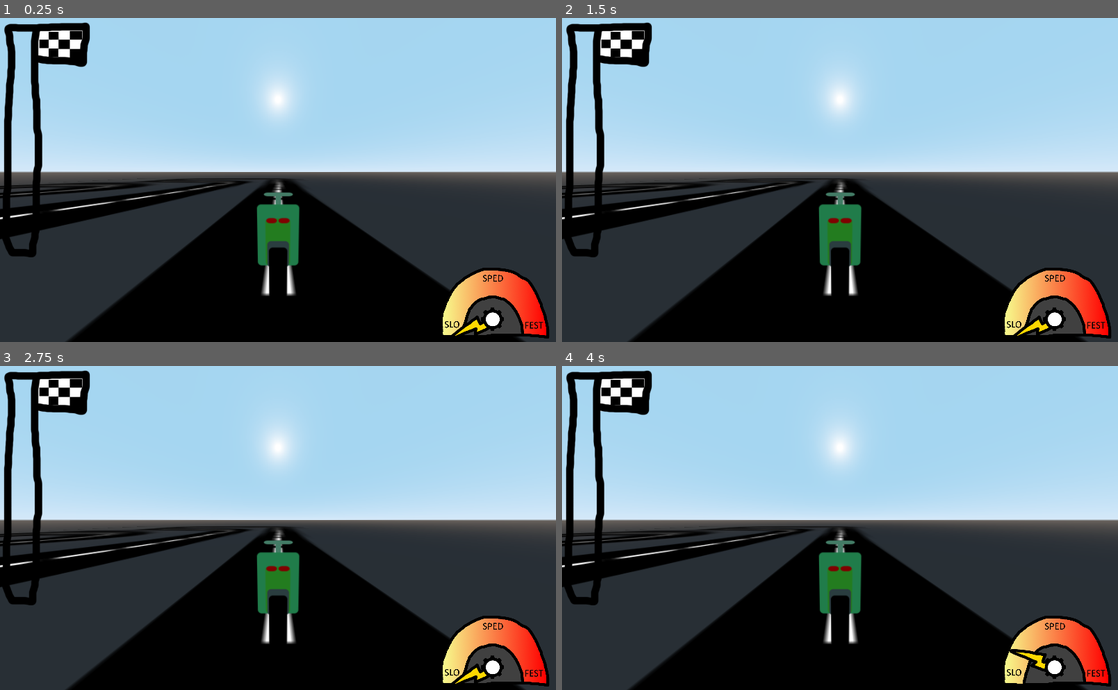
Above: before the commit, frames 1-4 (two rows, left to right).
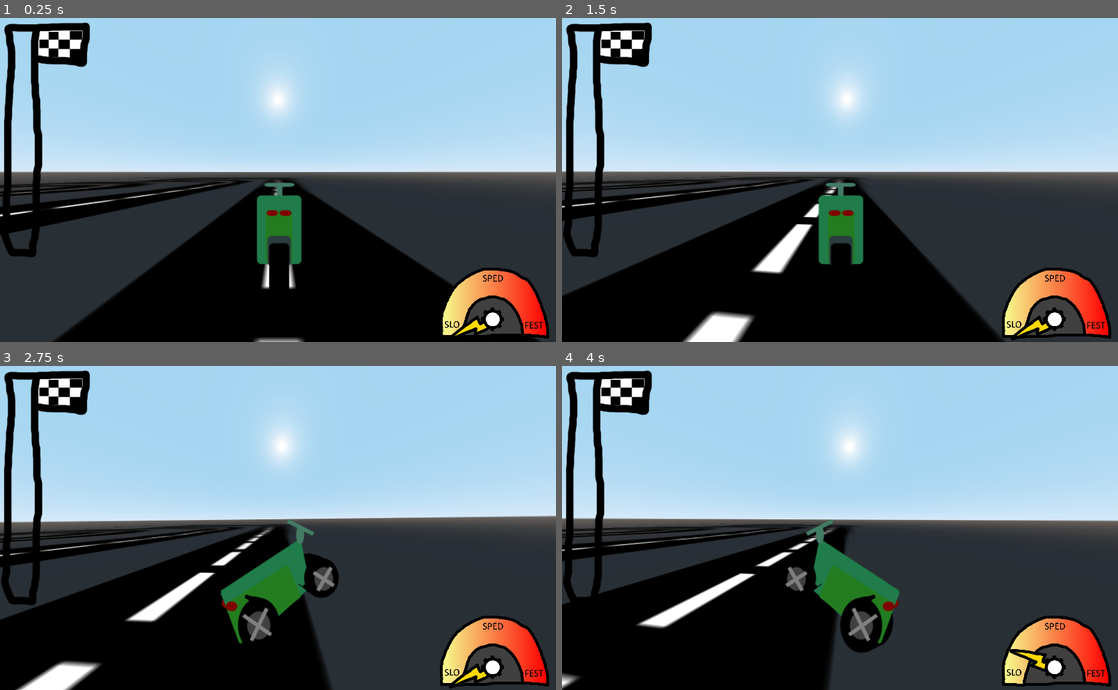
Above: after the commit, the same moments.

Repository: DamienKusters/nasphaltnihilation
Game: Godot game, scene res://main.tscn
Same seed, same stepped clock (60 frames per second), same inputs: the game is played once before the commit and once after it.
Inputs:
- Up to frame 1 (0.25 s): no input
- Up to frame 2 (1.5 s): hold Right (ui_right) 0.53-1.28 s; hold Down (ui_down) from 1.28 s (still down)
- Up to frame 3 (2.75 s): release Down (ui_down) at 2.03 s; hold Right (ui_right) from 2.03 s (still down)
- Up to frame 4 (4 s): release Right (ui_right) at 2.78 s; hold Up (ui_up) 2.78-3.53 s; hold Left (ui_left) from 3.53 s (still down)

The runs differ from the first frame. In frame 1, 3.6% of the frame differs, in the area x 0-98%, y 49-100%; in frame 2, 15%; in frame 3, 21%; in frame 4, 24%, in the area x 0-100%, y 21-100%.

Commit message:
Add horrible controls

Diff:
--- a/assets/scripts/player.gd
+++ b/assets/scripts/player.gd
@@ -12,7 +12,14 @@
 onready var uiHand = $"Camera/ui/speedometer/speedometerlever";
 var currentHandRotation = -122;
 
+onready var uiPlayerSprite = $"Camera/ui/sprite_player";
+onready var sprPlayer = load("res://assets/sprites/motor_rear.png");
+onready var sprPlayerSide = load("res://assets/sprites/motor_side.png");
+
+onready var rigid = $"..";
+
 func _process(delta):
+
 	if !(currentSpeed >= maxSpeed):
 		if Input.is_action_pressed("ui_up"):
 			currentSpeed = currentSpeed + (throttleUp - drag) * delta;
@@ -20,13 +27,21 @@
 		if Input.is_action_pressed("ui_down"):
 			currentSpeed = currentSpeed - throttleDown * delta;
 	if Input.is_action_pressed("ui_left"):
-		pass
-	if Input.is_action_pressed("ui_right"):
-		pass
+		uiPlayerSprite.flip_h = false;
+		uiPlayerSprite.texture = sprPlayerSide;
+		rigid.add_force(Vector3(-10,0,0),Vector3(0,0,0));
+	elif Input.is_action_pressed("ui_right"):
+		uiPlayerSprite.flip_h = true;
+		uiPlayerSprite.texture = sprPlayerSide;
+		rigid.add_force(Vector3(10,0,0),Vector3(0,0,0));
+	else:
+		uiPlayerSprite.texture = sprPlayer;
 	if !(currentSpeed <= 0):
 		currentSpeed = currentSpeed - drag * delta;
 	print(currentSpeed);
 	updateUi();
+	var newSpeed = currentSpeed / 5;
+	rigid.add_force(Vector3(0,0,newSpeed - newSpeed - newSpeed),Vector3(0,0,0));
 
 
 func updateUi():
--- a/main.tscn
+++ b/main.tscn
@@ -6,6 +6,9 @@
 [ext_resource path="res://assets/sprites/speedmeter.png" type="Texture" id=4]
 [ext_resource path="res://assets/sprites/speed arm.png" type="Texture" id=5]
 [ext_resource path="res://assets/scripts/player.gd" type="Script" id=6]
+
+[sub_resource type="BoxShape" id=3]
+extents = Vector3( 8.70305, 0.396611, 9.55035 )
 
 [sub_resource type="Animation" id=1]
 resource_name = "drive"
@@ -35,6 +38,10 @@
 "values": [ Vector3( 0, 0, 0 ), Vector3( 0, 0, 0 ), Vector3( 0, -90, 0 ), Vector3( 0, -90, 0 ) ]
 }
 
+[sub_resource type="CylinderShape" id=2]
+radius = 1.08183
+height = 1.8767
+
 [node name="root" type="Node"]
 
 [node name="game" type="Node" parent="."]
@@ -47,25 +54,48 @@
 pixel_size = 0.1
 texture = ExtResource( 1 )
 
+[node name="StaticBody" type="StaticBody" parent="game/map/Sprite3D"]
+transform = Transform( 1, 0, 0, 0, -4.37114e-08, -1, 0, 1, -4.37114e-08, 0, 0, 0.977596 )
+
+[node name="CollisionShape" type="CollisionShape" parent="game/map/Sprite3D/StaticBody"]
+transform = Transform( 5, 0, 0, 0, -1, -4.37114e-07, 0, 8.74228e-08, -5, 0, -0.977596, 0 )
+shape = SubResource( 3 )
+
 [node name="AnimationPlayer" type="AnimationPlayer" parent="game/map"]
 anims/drive = SubResource( 1 )
 
-[node name="player" type="Spatial" parent="game"]
+[node name="RigidBody" type="RigidBody" parent="game"]
+
+[node name="CollisionShape" type="CollisionShape" parent="game/RigidBody"]
+shape = SubResource( 2 )
+
+[node name="player" type="Spatial" parent="game/RigidBody"]
 script = ExtResource( 6 )
 
-[node name="Camera" type="Camera" parent="game/player"]
+[node name="Camera" type="Camera" parent="game/RigidBody/player"]
 transform = Transform( 1, 0, 0, 0, 0.996926, 0.0783547, 0, -0.0783547, 0.996926, 0, 2.04653, 2.62424 )
 fov = 118.076
 size = 13.3557
 
-[node name="ui" type="Control" parent="game/player/Camera"]
+[node name="ui" type="Control" parent="game/RigidBody/player/Camera"]
 anchor_right = 1.0
 anchor_bottom = 1.0
 __meta__ = {
 "_edit_use_anchors_": false
 }
 
-[node name="progress" type="TextureRect" parent="game/player/Camera/ui"]
+[node name="sprite_player" type="TextureRect" parent="game/RigidBody/player/Camera/ui"]
+margin_left = 402.0
+margin_top = 284.0
+margin_right = 626.0
+margin_bottom = 536.0
+texture = ExtResource( 2 )
+expand = true
+__meta__ = {
+"_edit_use_anchors_": false
+}
+
+[node name="progress" type="TextureRect" parent="game/RigidBody/player/Camera/ui"]
 margin_right = 173.0
 margin_bottom = 444.0
 texture = ExtResource( 3 )
@@ -74,7 +104,7 @@
 "_edit_use_anchors_": false
 }
 
-[node name="speedometer" type="TextureRect" parent="game/player/Camera/ui"]
+[node name="speedometer" type="TextureRect" parent="game/RigidBody/player/Camera/ui"]
 anchor_left = 1.0
 anchor_top = 1.0
 anchor_right = 1.0
@@ -84,7 +114,7 @@
 texture = ExtResource( 4 )
 expand = true
 
-[node name="speedometerlever" type="TextureRect" parent="game/player/Camera/ui/speedometer"]
+[node name="speedometerlever" type="TextureRect" parent="game/RigidBody/player/Camera/ui/speedometer"]
 margin_left = 92.0
 margin_top = 38.0
 margin_right = 141.0
@@ -92,6 +122,3 @@
 rect_pivot_offset = Vector2( 21.5, 94 )
 texture = ExtResource( 5 )
 expand = true
-
-[node name="Sprite3D" type="Sprite3D" parent="game/player"]
-texture = ExtResource( 2 )
Not shown: 1 places in main.tscn that only renumber resources
